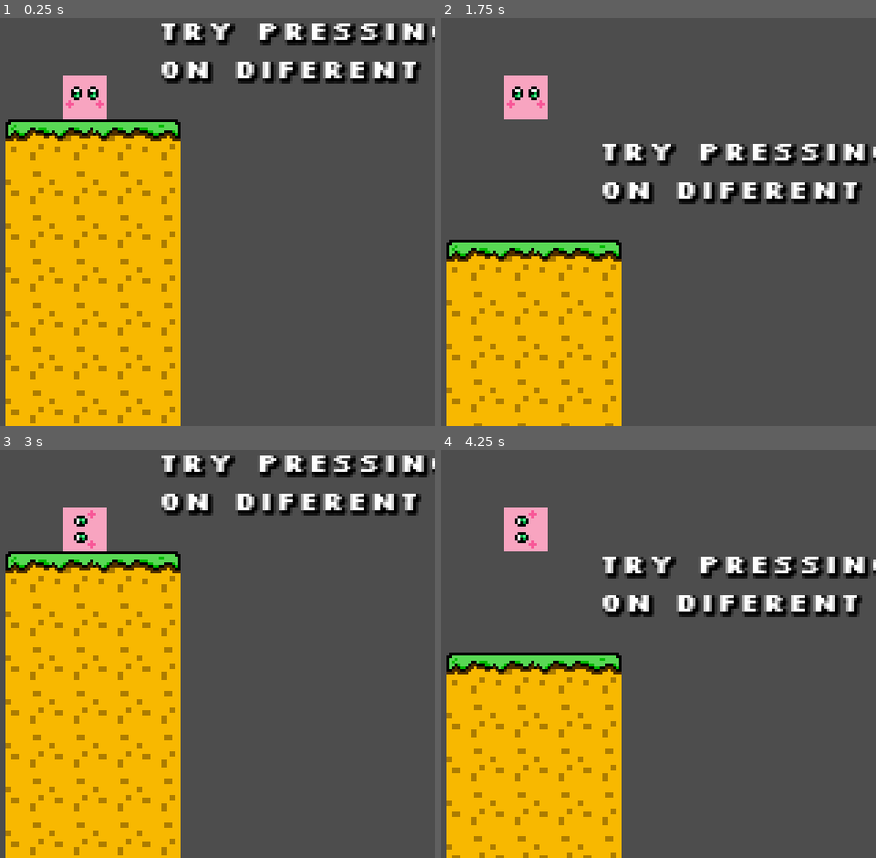
Above: before the commit, frames 1-4 (two rows, left to right).
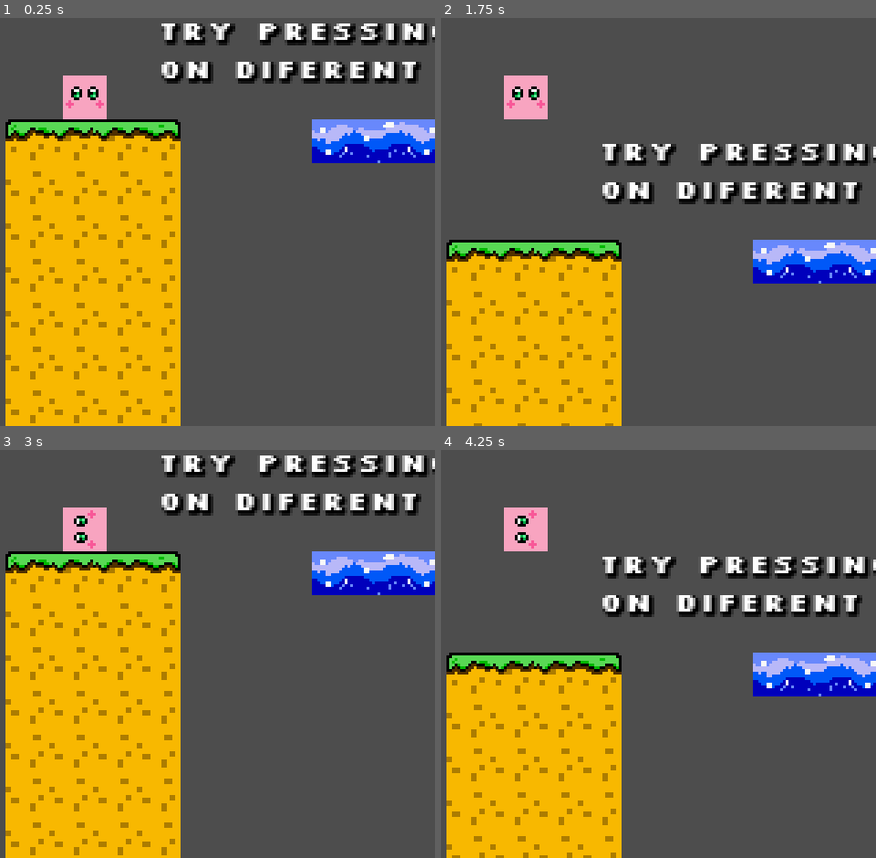
Above: after the commit, the same moments.

Repository: MateusVBC/NES-Jam-02
Game: Godot game, scene res://scenes/game/game.tscn
The game is run twice, just before and just after one commit, with the same random seed, the same clock (stepped at 60 frames per second) and the same inputs.
Inputs:
- Up to frame 1 (0.25 s): no input
- Up to frame 2 (1.75 s): tap Enter at 0.5 s; hold X (spin_right) from 0.53 s (still down); tap Up (ui_up) at 0.77, 1.52 s
- Up to frame 3 (3 s): release X (spin_right) at 2.03 s; hold Z (spin_left) 2.03-2.78 s; tap Space at 2.75 s; hold X (spin_right) from 2.78 s (still down)
- Up to frame 4 (4.25 s): keep holding X (spin_right); tap Up (ui_up) at 3.02, 3.77 s

The runs differ from the first frame. In frame 1, 3.0% of the frame differs, in the area x 71-100%, y 24-36%; in frame 2, 3.0%; in frame 3, 3.0%; in frame 4, 3.0%.

Commit message:
fix tileset

Diff:
--- a/scenes/game/game.tscn
+++ b/scenes/game/game.tscn
@@ -28,9 +28,9 @@
 [ext_resource type="PackedScene" uid="uid://c2fhssofc0io1" path="res://scenes/entity/power_ups/metal/rd_pipe_2.tscn" id="17_no0e4"]
 [ext_resource type="PackedScene" uid="uid://dyuuayjnfmurn" path="res://scenes/entity/power_ups/metal/rd_pipe_3.tscn" id="18_l1kbc"]
 [ext_resource type="AudioStream" uid="uid://bla0or5cdink8" path="res://assets/SFX/UI/music no fade-out.mp3" id="20_carmi"]
-[ext_resource type="PackedScene" uid="uid://nqyk2fc80tok" path="res://scenes/entity/power_ups/cloud/cloud_3.tscn" id="24_ksi6e"]
-[ext_resource type="PackedScene" uid="uid://ceq84y5wc7155" path="res://scenes/entity/power_ups/cloud/cloud_1.tscn" id="25_2lcow"]
-[ext_resource type="PackedScene" uid="uid://cea1v67wgj1rg" path="res://scenes/entity/power_ups/cloud/cloud_2.tscn" id="27_syetn"]
+[ext_resource type="PackedScene" uid="uid://ceq84y5wc7155" path="res://scenes/entity/power_ups/cloud/cloud_1.tscn" id="24_dul3o"]
+[ext_resource type="PackedScene" uid="uid://cea1v67wgj1rg" path="res://scenes/entity/power_ups/cloud/cloud_2.tscn" id="25_hbcvj"]
+[ext_resource type="PackedScene" uid="uid://nqyk2fc80tok" path="res://scenes/entity/power_ups/cloud/cloud_3.tscn" id="26_3al0l"]
 [ext_resource type="PackedScene" uid="uid://ceq84y5wc7155" path="res://scenes/entity/power_ups/ice/ice_1.tscn" id="30_1ijv3"]
 [ext_resource type="PackedScene" uid="uid://iud7f6ixmr8u" path="res://scenes/entity/power_ups/spike/spike_bottom.tscn" id="30_vfpiu"]
 [ext_resource type="PackedScene" uid="uid://bhn4uoov6otqm" path="res://scenes/entity/power_ups/cloud/cloud_4.tscn" id="31_6e6qj"]
@@ -68,34 +68,14 @@
 4:0/0/physics_layer_0/linear_velocity = Vector2(0, 0)
 4:0/0/physics_layer_0/angular_velocity = 0.0
 4:0/0/physics_layer_0/polygon_0/points = PackedVector2Array(-8, -8, 8, -8, 8, 8, -8, 8)
-5:0/0 = 0
-5:0/0/physics_layer_0/linear_velocity = Vector2(0, 0)
-5:0/0/physics_layer_0/angular_velocity = 0.0
-5:0/0/physics_layer_0/polygon_0/points = PackedVector2Array(-8, -8, 8, -8, 8, 8, -8, 8)
 0:1/0 = 0
 0:1/0/physics_layer_0/linear_velocity = Vector2(0, 0)
 0:1/0/physics_layer_0/angular_velocity = 0.0
 0:1/0/physics_layer_0/polygon_0/points = PackedVector2Array(-8, -8, 8, -8, 8, 7, -8, 7)
-3:1/0 = 0
-3:1/0/physics_layer_0/linear_velocity = Vector2(0, 0)
-3:1/0/physics_layer_0/angular_velocity = 0.0
-3:1/0/physics_layer_0/polygon_0/points = PackedVector2Array(-8, -8, 8, -8, 8, 8, -8, 8)
 4:1/0 = 0
 4:1/0/physics_layer_0/linear_velocity = Vector2(0, 0)
 4:1/0/physics_layer_0/angular_velocity = 0.0
 4:1/0/physics_layer_0/polygon_0/points = PackedVector2Array(-8, -8, 8, -8, 8, 8, -8, 8)
-0:2/0 = 0
-0:2/0/physics_layer_0/linear_velocity = Vector2(0, 0)
-0:2/0/physics_layer_0/angular_velocity = 0.0
-0:2/0/physics_layer_0/polygon_0/points = PackedVector2Array(-8, -8, 8, -8, 8, 8, -8, 8)
-1:2/0 = 0
-1:2/0/physics_layer_0/linear_velocity = Vector2(0, 0)
-1:2/0/physics_layer_0/angular_velocity = 0.0
-1:2/0/physics_layer_0/polygon_0/points = PackedVector2Array(-8, -8, 8, -8, 8, 8, -8, 8)
-0:3/0 = 0
-0:3/0/physics_layer_0/linear_velocity = Vector2(0, 0)
-0:3/0/physics_layer_0/angular_velocity = 0.0
-0:3/0/physics_layer_0/polygon_0/points = PackedVector2Array(-8, -8, 8, -8, 8, 8, -8, 8)
 0:4/0 = 0
 0:4/0/physics_layer_0/linear_velocity = Vector2(0, 0)
 0:4/0/physics_layer_0/angular_velocity = 0.0
@@ -104,18 +84,6 @@
 1:4/0/physics_layer_0/linear_velocity = Vector2(0, 0)
 1:4/0/physics_layer_0/angular_velocity = 0.0
 1:4/0/physics_layer_0/polygon_0/points = PackedVector2Array(-8, -8, 8, -8, 8, 8, -8, 8)
-4:4/0 = 0
-4:4/0/physics_layer_0/linear_velocity = Vector2(0, 0)
-4:4/0/physics_layer_0/angular_velocity = 0.0
-4:4/0/physics_layer_0/polygon_0/points = PackedVector2Array(-8, -8, 8, -8, 8, 8, -8, 8)
-6:0/0 = 0
-6:0/0/physics_layer_0/linear_velocity = Vector2(0, 0)
-6:0/0/physics_layer_0/angular_velocity = 0.0
-6:0/0/physics_layer_0/polygon_0/points = PackedVector2Array(-8, -8, 8, -8, 8, 8, -8, 8)
-7:0/0 = 0
-7:0/0/physics_layer_0/linear_velocity = Vector2(0, 0)
-7:0/0/physics_layer_0/angular_velocity = 0.0
-7:0/0/physics_layer_0/polygon_0/points = PackedVector2Array(-8, -8, 8, -8, 8, 8, -8, 8)
 2:4/0 = 0
 2:4/0/physics_layer_0/linear_velocity = Vector2(0, 0)
 2:4/0/physics_layer_0/angular_velocity = 0.0
@@ -140,14 +108,6 @@
 3:5/0/physics_layer_0/linear_velocity = Vector2(0, 0)
 3:5/0/physics_layer_0/angular_velocity = 0.0
 3:5/0/physics_layer_0/polygon_0/points = PackedVector2Array(-8, -8, 8, -8, 8, 8, -8, 8)
-4:5/0 = 0
-4:5/0/physics_layer_0/linear_velocity = Vector2(0, 0)
-4:5/0/physics_layer_0/angular_velocity = 0.0
-4:5/0/physics_layer_0/polygon_0/points = PackedVector2Array(-8, -8, 8, -8, 8, 8, -8, 8)
-5:5/0 = 0
-5:5/0/physics_layer_0/linear_velocity = Vector2(0, 0)
-5:5/0/physics_layer_0/angular_velocity = 0.0
-5:5/0/physics_layer_0/polygon_0/points = PackedVector2Array(-8, -8, 8, -8, 8, 8, -8, 8)
 0:6/0 = 0
 0:6/0/physics_layer_0/linear_velocity = Vector2(0, 0)
 0:6/0/physics_layer_0/angular_velocity = 0.0
@@ -180,49 +140,6 @@
 3:7/0/physics_layer_0/linear_velocity = Vector2(0, 0)
 3:7/0/physics_layer_0/angular_velocity = 0.0
 3:7/0/physics_layer_0/polygon_0/points = PackedVector2Array(-8, -8, 8, -8, 8, 8, -8, 8)
-4:7/0 = 0
-4:7/0/physics_layer_0/linear_velocity = Vector2(0, 0)
-4:7/0/physics_layer_0/angular_velocity = 0.0
-4:7/0/physics_layer_0/polygon_0/points = PackedVector2Array(-8, -8, 8, -8, 8, 8, -8, 8)
-5:7/0 = 0
-5:7/0/physics_layer_0/linear_velocity = Vector2(0, 0)
-5:7/0/physics_layer_0/angular_velocity = 0.0
-5:7/0/physics_layer_0/polygon_0/points = PackedVector2Array(-8, -8, 8, -8, 8, 8, -8, 8)
-6:7/0 = 0
-6:7/0/physics_layer_0/linear_velocity = Vector2(0, 0)
-6:7/0/physics_layer_0/angular_velocity = 0.0
-6:7/0/physics_layer_0/polygon_0/points = PackedVector2Array(-8, -8, 8, -8, 8, 8, -8, 8)
-0:8/0 = 0
-0:8/0/physics_layer_0/linear_velocity = Vector2(0, 0)
-0:8/0/physics_layer_0/angular_velocity = 0.0
-0:8/0/physics_layer_0/polygon_0/points = PackedVector2Array(-8, -8, -4.8125, -6, 8, -6, 8, 8, -8, 8)
-1:8/0 = 0
-1:8/0/physics_layer_0/linear_velocity = Vector2(0, 0)
-1:8/0/physics_layer_0/angular_velocity = 0.0
-1:8/0/physics_layer_0/polygon_0/points = PackedVector2Array(-8, -6.125, 8, -6, 8, 8, -8, 8)
-2:8/0 = 0
-2:8/0/physics_layer_0/linear_velocity = Vector2(0, 0)
-2:8/0/physics_layer_0/angular_velocity = 0.0
-2:8/0/physics_layer_0/polygon_0/points = PackedVector2Array(-8, -6.125, 8, -6, 8, 8, -8, 8)
-3:8/0 = 0
-3:8/0/physics_layer_0/linear_velocity = Vector2(0, 0)
-3:8/0/physics_layer_0/angular_velocity = 0.0
-3:8/0/physics_layer_0/polygon_0/points = PackedVector2Array(-8, -6.125, 8, -6, 8, 8, -8, 8)
-4:8/0 = 0
-4:8/0/physics_layer_0/linear_velocity = Vector2(0, 0)
-4:8/0/physics_layer_0/angular_velocity = 0.0
-4:8/0/physics_layer_0/polygon_0/points = PackedVector2Array(-8, -6.125, 8, -6, 8, 8, -8, 8)
-5:8/0 = 0
-5:8/0/physics_layer_0/linear_velocity = Vector2(0, 0)
-5:8/0/physics_layer_0/angular_velocity = 0.0
-5:8/0/physics_layer_0/polygon_0/points = PackedVector2Array(-8, -6.125, 8, -6, 8, 8, -8, 8)
-6:8/0 = 0
-6:8/0/physics_layer_0/linear_velocity = Vector2(0, 0)
-6:8/0/physics_layer_0/angular_velocity = 0.0
-6:8/0/physics_layer_0/polygon_0/points = PackedVector2Array(-8, -6.25, 5.1875, -6.125, 8, -8, 8, 8, -8, 8)
-1:3/0 = 0
-1:3/0/physics_layer_0/linear_velocity = Vector2(0, 0)
-1:3/0/physics_layer_0/angular_velocity = 0.0
 1:1/0 = 0
 1:1/0/physics_layer_0/linear_velocity = Vector2(0, 0)
 1:1/0/physics_layer_0/angular_velocity = 0.0
@@ -259,9 +176,27 @@
 8:1/0 = 0
 8:1/0/physics_layer_0/linear_velocity = Vector2(0, 0)
 8:1/0/physics_layer_0/angular_velocity = 0.0
-8:0/0 = 0
-8:0/0/physics_layer_0/linear_velocity = Vector2(0, 0)
-8:0/0/physics_layer_0/angular_velocity = 0.0
+0:9/0 = 0
+0:9/0/physics_layer_0/linear_velocity = Vector2(0, 0)
+0:9/0/physics_layer_0/angular_velocity = 0.0
+1:9/0 = 0
+1:9/0/physics_layer_0/linear_velocity = Vector2(0, 0)
+1:9/0/physics_layer_0/angular_velocity = 0.0
+1:10/0 = 0
+1:10/0/physics_layer_0/linear_velocity = Vector2(0, 0)
+1:10/0/physics_layer_0/angular_velocity = 0.0
+0:10/0 = 0
+0:10/0/physics_layer_0/linear_velocity = Vector2(0, 0)
+0:10/0/physics_layer_0/angular_velocity = 0.0
+0:11/0 = 0
+0:11/0/physics_layer_0/linear_velocity = Vector2(0, 0)
+0:11/0/physics_layer_0/angular_velocity = 0.0
+0:12/0 = 0
+0:12/0/physics_layer_0/linear_velocity = Vector2(0, 0)
+0:12/0/physics_layer_0/angular_velocity = 0.0
+0:13/0 = 0
+0:13/0/physics_layer_0/linear_velocity = Vector2(0, 0)
+0:13/0/physics_layer_0/angular_velocity = 0.0
 
 [sub_resource type="TileSetScenesCollectionSource" id="TileSetScenesCollectionSource_clxs8"]
 resource_name = "Metal"
@@ -291,10 +226,13 @@
 
 [sub_resource type="TileSetScenesCollectionSource" id="TileSetScenesCollectionSource_eqmjy"]
 resource_name = "Cloud"
-scenes/7/scene = ExtResource("25_2lcow")
+scenes/4/scene = ExtResource("24_dul3o")
+scenes/5/scene = ExtResource("25_hbcvj")
+scenes/6/scene = ExtResource("26_3al0l")
+scenes/7/scene = ExtResource("30_1ijv3")
 scenes/8/scene = ExtResource("31_6e6qj")
-scenes/9/scene = ExtResource("27_syetn")
-scenes/10/scene = ExtResource("24_ksi6e")
+scenes/9/scene = ExtResource("31_mv4pd")
+scenes/10/scene = ExtResource("32_3iksm")
 
 [sub_resource type="TileSetScenesCollectionSource" id="TileSetScenesCollectionSource_5dc04"]
 resource_name = "Leaf"
